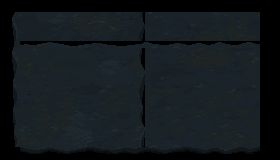
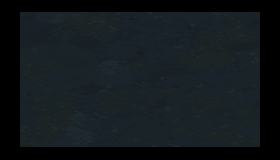
Comparing the layer stacks of the two 280 × 160 images. Changes:
removed group "Default" (6 layers) over [12, 12, 260, 154]
removed group "Borders" (4 layers) from group "Default" over [12, 12, 260, 154]
removed layer "TerrainBlockDefaultTop.png" from group "Borders" over [20, 41, 260, 48]
removed layer "TerrainBlockDefaultLeft.png" from group "Borders" over [12, 12, 20, 147]
removed layer "TerrainBlockDefaultRight.png" from group "Borders" over [135, 12, 145, 147]
removed layer "TerrainBlockDefaultBottom.png" from group "Borders" over [20, 147, 260, 154]
renamed "TerrainBlockDefault.png" to "TerrainBlock.png", moved it out of group "Default" over [20, 12, 260, 147]
